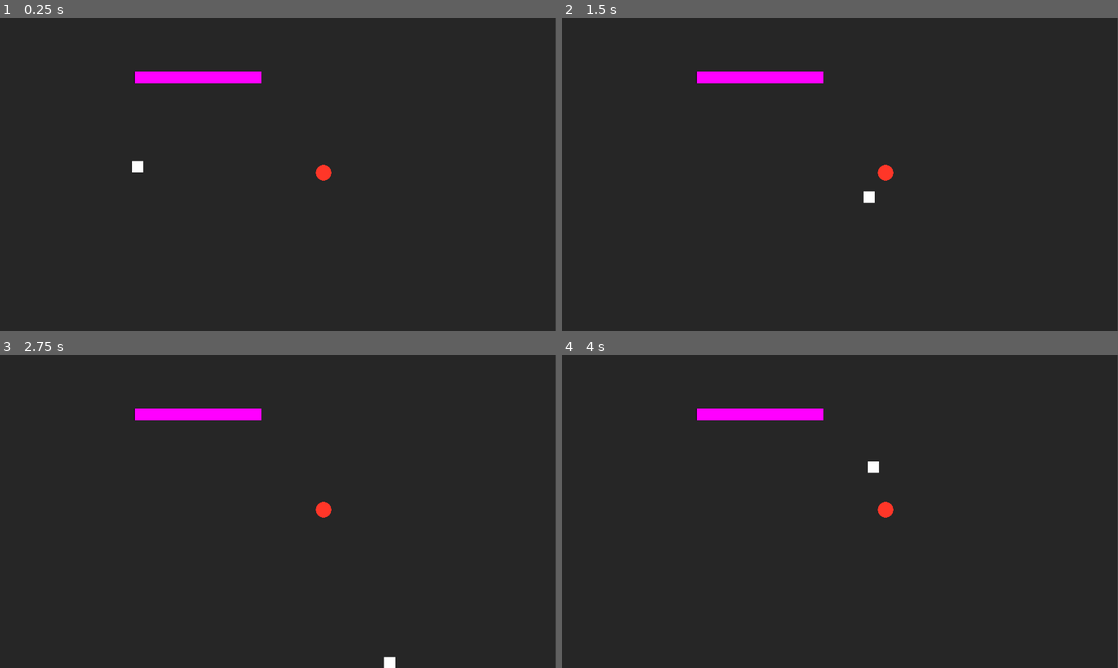
Above: before the commit, frames 1-4 (two rows, left to right).
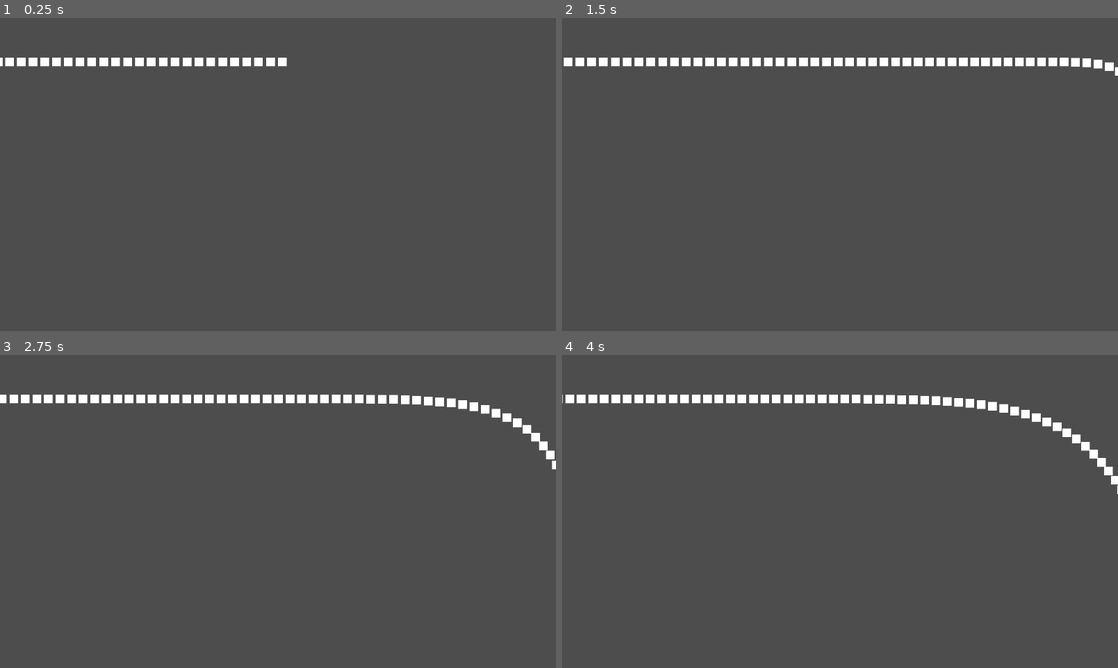
Above: after the commit, the same moments.

Repository: slDias/snake-game
Game: Godot game, scene res://root.tscn
Two runs of this game, one before a commit and one after it. Both use one fixed random seed, a clock stepped at 60 frames per second and the inputs below. Before the commit the project starts from res://scenes/main.tscn.
Inputs:
- Up to frame 1 (0.25 s): no input
- Up to frame 2 (1.5 s): tap Enter at 0.5 s; hold Right (ui_right) 0.53-1.28 s; tap Space (space, bound only before the commit) at 0.6 s; tap P at 0.8, 1.35 s; hold Down (ui_down) from 1.28 s (still down)
- Up to frame 3 (2.75 s): tap Space (space, bound only before the commit) at 1.55, 2.1 s; release Down (ui_down) at 2.03 s; hold Right (ui_right) from 2.03 s (still down); tap P at 2.3 s
- Up to frame 4 (4 s): release Right (ui_right) at 2.78 s; hold Up (ui_up) 2.78-3.53 s; tap P at 2.85, 3.8 s; tap Space (space, bound only before the commit) at 3.05, 3.6 s; hold Left (ui_left) from 3.53 s (still down)

The runs differ from the first frame. In frame 1, 100% of the frame differs, in the area x 0-100%, y 0-100%; in frame 2, 100%; in frame 3, 100%; in frame 4, 100%.

Commit message:
rewrote most of the project. better movement and code structure

Diff:
--- /dev/null
+++ b/debug_tools/debug_tools.gd
@@ -0,0 +1,26 @@
+extends Node
+class_name DebugTools
+
+
+static func set_snake_size(
+	snake_head: BodyPart, size: int, dir: Vector2, root: Node
+) -> BodyPart:
+	var body_part_cursor = snake_head
+	var offset = (-dir * snake_head.size) + (-dir * 4)
+	for i in range(0, size, 1):
+		var new_body_part = body_part_cursor.duplicate()
+		new_body_part.name = 'body_part_' + str(i)
+		new_body_part.position += offset
+		body_part_cursor.append(new_body_part)
+		body_part_cursor = body_part_cursor.next_body_part
+		root.add_child.call_deferred(body_part_cursor)
+
+
+	while body_part_cursor != null:
+		var prev = body_part_cursor.previous_body_part
+		while prev != null:
+			body_part_cursor.add_collision_exception_with(prev)
+			prev = prev.previous_body_part
+		body_part_cursor = body_part_cursor.previous_body_part
+
+	return body_part_cursor
--- /dev/null
+++ b/game_state/pause.gd
@@ -0,0 +1,6 @@
+extends Node
+
+
+func _input(event: InputEvent) -> void:
+	if event.is_action_pressed("ui_pause"):
+		get_tree().paused = !get_tree().paused
--- a/project.godot
+++ b/project.godot
@@ -10,8 +10,8 @@
 
 [application]
 
-config/name="snake-s-sake"
-run/main_scene="res://scenes/main.tscn"
+config/name="snake"
+run/main_scene="res://root.tscn"
 config/features=PackedStringArray("4.4", "Forward Plus")
 config/icon="res://icon.svg"
 
@@ -22,8 +22,8 @@
 
 [input]
 
-space={
-"deadzone": 0.5,
-"events": [Object(InputEventKey,"resource_local_to_scene":false,"resource_name":"","device":-1,"window_id":0,"alt_pressed":false,"shift_pressed":false,"ctrl_pressed":false,"meta_pressed":false,"pressed":false,"keycode":0,"physical_keycode":32,"key_label":0,"unicode":32,"location":0,"echo":false,"script":null)
+ui_pause={
+"deadzone": 0.2,
+"events": [Object(InputEventKey,"resource_local_to_scene":false,"resource_name":"","device":0,"window_id":0,"alt_pressed":false,"shift_pressed":false,"ctrl_pressed":false,"meta_pressed":false,"pressed":false,"keycode":0,"physical_keycode":4194305,"key_label":0,"unicode":0,"location":0,"echo":false,"script":null)
 ]
 }
--- /dev/null
+++ b/root.tscn
@@ -0,0 +1,13 @@
+[gd_scene load_steps=3 format=3 uid="uid://b3yl3r8qpuwk3"]
+
+[ext_resource type="PackedScene" uid="uid://dy2lts23pbyb" path="res://snake/snake.tscn" id="1_pq8q7"]
+[ext_resource type="Script" uid="uid://btie58ghrdqsj" path="res://game_state/pause.gd" id="1_pyidc"]
+
+[node name="Root" type="Node2D"]
+
+[node name="Snake" parent="." instance=ExtResource("1_pq8q7")]
+position = Vector2(500, 101)
+
+[node name="Pause" type="Node" parent="."]
+process_mode = 3
+script = ExtResource("1_pyidc")
--- a/scenes/apple.tscn
+++ /dev/null
@@ -1,16 +0,0 @@
-[gd_scene load_steps=3 format=3 uid="uid://dyiuaribh8jvq"]
-
-[ext_resource type="Script" uid="uid://bsxhgyq683sbn" path="res://scripts/apple.gd" id="1_jeuu5"]
-
-[sub_resource type="CircleShape2D" id="CircleShape2D_vuq7c"]
-radius = 27.0
-
-[node name="Area2D" type="Area2D"]
-script = ExtResource("1_jeuu5")
-
-[node name="CollisionShape2D" type="CollisionShape2D" parent="."]
-shape = SubResource("CircleShape2D_vuq7c")
-
-[node name="Polygon2D" type="Polygon2D" parent="."]
-color = Color(1, 0.21268, 0.159696, 1)
-polygon = PackedVector2Array(-27, 0, -26, -7, -23, -14, -19, -19, -14, -23, -7, -26, 0, -27, 7, -26, 14, -23, 19, -19, 24, -13, 26, -7, 27, 0, 26, 7, 23, 14, 19, 19, 14, 23, 7, 26, 0, 27, -7, 26, -14, 23, -19, 19, -24, 13, -26, 7)
--- a/scenes/body_part.tscn
+++ /dev/null
@@ -1,17 +0,0 @@
-[gd_scene load_steps=4 format=3 uid="uid://ycvwvqpgq7s2"]
-
-[ext_resource type="Script" uid="uid://thwdtlknojqj" path="res://scripts/body_part.gd" id="1_40dph"]
-
-[sub_resource type="Gradient" id="Gradient_qusre"]
-colors = PackedColorArray(1, 1, 1, 1, 1, 1, 1, 1)
-
-[sub_resource type="GradientTexture2D" id="GradientTexture2D_kfrln"]
-gradient = SubResource("Gradient_qusre")
-width = 50
-height = 50
-fill_from = Vector2(0.444954, 0.504587)
-fill_to = Vector2(0.573394, 0.284404)
-
-[node name="BodyPart" type="Sprite2D"]
-texture = SubResource("GradientTexture2D_kfrln")
-script = ExtResource("1_40dph")
--- a/scenes/main.tscn
+++ /dev/null
@@ -1,47 +0,0 @@
-[gd_scene load_steps=7 format=3 uid="uid://bsjkihkp6asri"]
-
-[ext_resource type="PackedScene" uid="uid://ce5pemruif24j" path="res://scenes/snake.tscn" id="1_aur21"]
-[ext_resource type="PackedScene" uid="uid://dyiuaribh8jvq" path="res://scenes/apple.tscn" id="2_mhded"]
-[ext_resource type="Script" uid="uid://d2b77sxhllblf" path="res://scenes/pause.gd" id="3_k0vkg"]
-[ext_resource type="PackedScene" uid="uid://codgd22lwutay" path="res://scenes/stage_0/walls.tscn" id="4_6ay07"]
-
-[sub_resource type="RectangleShape2D" id="RectangleShape2D_3hv18"]
-size = Vector2(443.5, 47)
-
-[sub_resource type="NoiseTexture2D" id="NoiseTexture2D_msawa"]
-
-[node name="Main" type="Node2D"]
-
-[node name="ColorRect" type="ColorRect" parent="."]
-offset_right = 1920.0
-offset_bottom = 1080.0
-scale = Vector2(0.666236, 0.667715)
-color = Color(0.151276, 0.151276, 0.151276, 1)
-metadata/_edit_use_anchors_ = true
-
-[node name="Snake" parent="." instance=ExtResource("1_aur21")]
-position = Vector2(167, 342)
-scale = Vector2(0.666236, 0.667715)
-
-[node name="Apple" parent="." instance=ExtResource("2_mhded")]
-position = Vector2(745, 356)
-scale = Vector2(0.666236, 0.667715)
-
-[node name="Pause" type="Node" parent="."]
-process_mode = 3
-script = ExtResource("3_k0vkg")
-
-[node name="Walls" parent="." instance=ExtResource("4_6ay07")]
-scale = Vector2(0.666236, 0.667715)
-
-[node name="StaticBody2D" type="StaticBody2D" parent="."]
-scale = Vector2(0.666236, 0.667715)
-
-[node name="CollisionShape2D" type="CollisionShape2D" parent="StaticBody2D"]
-position = Vector2(682.25, 204.5)
-shape = SubResource("RectangleShape2D_3hv18")
-
-[node name="Sprite2D" type="Sprite2D" parent="StaticBody2D/CollisionShape2D"]
-position = Vector2(1.50002, -0.249997)
-scale = Vector2(0.856445, 0.0810547)
-texture = SubResource("NoiseTexture2D_msawa")
--- a/scenes/pause.gd
+++ /dev/null
@@ -1,8 +0,0 @@
-extends Node
-
-func _input(event: InputEvent) -> void:
-	if event is InputEventKey and event.pressed:
-
-		match event.keycode:
-			KEY_P:
-				get_tree().paused = not get_tree().paused
--- a/scenes/snake.tscn
+++ /dev/null
@@ -1,22 +0,0 @@
-[gd_scene load_steps=5 format=3 uid="uid://ce5pemruif24j"]
-
-[ext_resource type="Script" uid="uid://bgtrog8vihbs1" path="res://scripts/snake.gd" id="1_xt1l0"]
-[ext_resource type="Texture2D" uid="uid://dowegx6tfxx1j" path="res://images/snake_placeholder.png" id="2_2r0ir"]
-[ext_resource type="Texture2D" uid="uid://cy6rh540bw8nm" path="res://images/light_placeholder.png" id="4_vi8of"]
-
-[sub_resource type="RectangleShape2D" id="RectangleShape2D_82r0n"]
-size = Vector2(40, 39)
-
-[node name="Snake" type="CharacterBody2D"]
-script = ExtResource("1_xt1l0")
-
-[node name="HeadCollissionShape" type="CollisionShape2D" parent="."]
-shape = SubResource("RectangleShape2D_82r0n")
-
-[node name="HeadSprite" type="Sprite2D" parent="HeadCollissionShape"]
-scale = Vector2(0.8, 0.78)
-texture = ExtResource("2_2r0ir")
-
-[node name="PointLight2D" type="PointLight2D" parent="HeadCollissionShape/HeadSprite"]
-position = Vector2(2.74181e-06, -4.23193e-06)
-texture = ExtResource("4_vi8of")
--- a/scenes/stage_0/walls.tscn
+++ /dev/null
@@ -1,43 +0,0 @@
-[gd_scene load_steps=6 format=3 uid="uid://codgd22lwutay"]
-
-[sub_resource type="SegmentShape2D" id="SegmentShape2D_vdp5x"]
-b = Vector2(0, 1080)
-
-[sub_resource type="SegmentShape2D" id="SegmentShape2D_t8wyt"]
-b = Vector2(1920, 0)
-
-[sub_resource type="SegmentShape2D" id="SegmentShape2D_6e6hj"]
-a = Vector2(0, 1080)
-b = Vector2(1920, 1080)
-
-[sub_resource type="SegmentShape2D" id="SegmentShape2D_mmuwj"]
-a = Vector2(1920, 0)
-b = Vector2(1920, 440)
-
-[sub_resource type="SegmentShape2D" id="SegmentShape2D_4m8lk"]
-a = Vector2(1920, 448)
-b = Vector2(1920, 1080)
-
-[node name="Walls" type="Node2D"]
-
-[node name="StaticBody2D" type="StaticBody2D" parent="."]
-
-[node name="LeftWall" type="CollisionShape2D" parent="StaticBody2D"]
-shape = SubResource("SegmentShape2D_vdp5x")
-debug_color = Color(0, 0.614005, 0.613283, 1)
-
-[node name="TopWall" type="CollisionShape2D" parent="StaticBody2D"]
-shape = SubResource("SegmentShape2D_t8wyt")
-debug_color = Color(0, 0.611765, 0.627451, 1)
-
-[node name="BottomWall" type="CollisionShape2D" parent="StaticBody2D"]
-shape = SubResource("SegmentShape2D_6e6hj")
-debug_color = Color(0, 0.6, 0.701961, 1)
-
-[node name="TopRightWall" type="CollisionShape2D" parent="StaticBody2D"]
-shape = SubResource("SegmentShape2D_mmuwj")
-debug_color = Color(0, 0.6, 0.701961, 1)
-
-[node name="BotRightWall" type="CollisionShape2D" parent="StaticBody2D"]
-shape = SubResource("SegmentShape2D_4m8lk")
-debug_color = Color(0, 0.6, 0.701961, 1)
--- a/scripts/apple.gd
+++ /dev/null
@@ -1,26 +0,0 @@
-extends Area2D
-
-class_name Apple
-
-
-# Called when the node enters the scene tree for the first time.
-func _ready() -> void:
-	connect("body_entered", _on_body_entered)
-
-
-func _on_body_entered(body: Node2D):
-	if body is MainCharacter:
-		var viewport = get_viewport()
-		var visible_rect = viewport.get_visible_rect()
-
-		var rng = RandomNumberGenerator.new()
-		rng.randomize()
-
-		var x = rng.randf_range(visible_rect.position.x + 50, visible_rect.position.x + visible_rect.size.x - 50)
-		var y = rng.randf_range(visible_rect.position.y + 50, visible_rect.position.y + visible_rect.size.y - 50)
-
-		var new_apple = self.duplicate()
-		new_apple.position = Vector2(x, y)
-		get_parent().call_deferred("add_child", new_apple)
-		call_deferred("free")
-		body.call_deferred("increment_body_size")
--- a/scripts/body_part.gd
+++ /dev/null
@@ -1,44 +0,0 @@
-extends CharacterBody2D
-
-class_name BodyPart
-
-@export var next: BodyPart = null
-
-var wiggle_variant = 1
-var wiggle_counter = 15
-var counter = 20
-
-func add_next(body: BodyPart) -> void:
-	next = body
-
-
-func move_tail(prev_position, speed, delta):
-	var curr_position = self.position
-	var body_part = self.next
-	while body_part != null and counter > 0:
-		var new_pos = (body_part.position + prev_position + curr_position) / 3
-		print("prev", prev_position)
-		print("curr", curr_position)
-		print("bp", body_part.position)
-		print("new", new_pos)
-		print("----------------")
-		prev_position = body_part.position
-		curr_position = new_pos
-
-		var distance = body_part.position.distance_to(new_pos)
-		var d = 0.5
-		if distance < 52.5:
-			d = 0.12
-		if distance > 57.5:
-			d = .75
-
-		print("dis", distance)
-		print("move", ((new_pos - body_part.position) * d) * delta)
-
-		# body_part.move_and_collide(((new_pos - body_part.position) * -d) * delta)
-
-		body_part = body_part.next
-		# counter -= 1
-
-	if counter == 0:
-		print("lssdkj")
--- a/scripts/snake.gd
+++ /dev/null
@@ -1,79 +0,0 @@
-extends BodyPart
-
-class_name MainCharacter
-
-var snake_size = 40
-var direction = Vector2(1, 0)
-var normal_speed = 10
-var running_speed = 20
-var speed = normal_speed
-
-var head: BodyPart = null
-var tail: BodyPart = null
-var tail_size = 0
-
-func _ready() -> void:
-	head = self
-	tail = head
-
-	# test only
-	# for i in range(15):
-		# self.increment_body_size()
-
-func _process(delta: float) -> void:
-	var new_direction = Vector2(Vector2.ZERO)
-
-	if Input.is_action_pressed('ui_right'):
-		new_direction.x += 1
-	elif Input.is_action_pressed('ui_left'):
-		new_direction.x -= 1
-	elif Input.is_action_pressed('ui_down'):
-		new_direction.y += 1
-	elif Input.is_action_pressed('ui_up'):
-		new_direction.y -= 1
-
-	var stopped = new_direction.is_zero_approx()
-	var reversal = (new_direction - (direction * -1)).is_zero_approx()
-
-	if not stopped and not reversal:
-		direction = new_direction
-
-	if Input.is_action_just_pressed("space"):
-		speed = running_speed
-
-	if Input.is_action_just_released("space"):
-		speed = normal_speed
-
-func _physics_process(delta: float) -> void:
-	var prev_position = self.position
-	move_and_collide(direction * speed)
-	# self.move_tail(prev_position, speed, delta)
-
-func increment_body_size() -> void:
-
-	if tail_size >= 15:
-		return
-
-	var new_position = tail.global_position if tail == head else tail.position
-	# var new_tail = tail.duplicate()
-	var new_tail = BodyPart.new()
-	new_tail.add_child(tail.get_children()[0].duplicate())
-	# new_tail.position = new_position - (snake_size * direction)
-	new_tail.position = Vector2(365.0, 365.0)
-	new_tail.scale = tail.scale - Vector2(0.0125, 0.0125)
-	new_tail.add_collision_exception_with(tail)
-	tail.add_next(new_tail)
-	get_tree().get_root().call_deferred("add_child", new_tail)
-	tail = new_tail
-	tail_size += 1
-
-
-# design ideas
-
-# have swingin traps that can cut the player in half. forcing it to go faster through a segment
-# instead of apples have rat/rodents that walk or run around
-# have an enemy that runs after the player
-# have loops that allow the player to time a movement (player can go around and around until the timing for something is perfect)
-#  - if the player bits its tail it dies (can be used to limit the player looping if needed)
-# pressure plates that can open close doors or other interactivity
-#
--- /dev/null
+++ b/snake/body_part/body_part.gd
@@ -0,0 +1,23 @@
+extends CharacterBody2D
+class_name BodyPart
+
+var previous_body_part: BodyPart = null
+var next_body_part: BodyPart = null
+@onready var size: float = $Polygon2D.polygon[0].length_squared() / 10
+
+var wiggle_variant = 1
+var wiggle_counter = 10
+
+func append(body_part: BodyPart) -> void:
+	next_body_part = body_part
+	body_part.previous_body_part = self
+
+
+func move(direction: Vector2) -> KinematicCollision2D:
+	var result = move_and_collide(direction)
+	if next_body_part:
+		var bp_dir = position - next_body_part.position
+		var dist = next_body_part.position.distance_squared_to(position)
+		var bp_dir_len = max((dist - 400.0) / 100.0, .5)
+		next_body_part.move(bp_dir.normalized() * bp_dir_len)
+	return result
--- /dev/null
+++ b/snake/body_part/body_part.tscn
@@ -0,0 +1,15 @@
+[gd_scene load_steps=3 format=3 uid="uid://c3ahrabkkkoth"]
+
+[ext_resource type="Script" uid="uid://871o3wi3secq" path="res://snake/body_part/body_part.gd" id="1_j4ty3"]
+
+[sub_resource type="RectangleShape2D" id="RectangleShape2D_vho56"]
+
+[node name="BodyPart" type="CharacterBody2D"]
+motion_mode = 1
+script = ExtResource("1_j4ty3")
+
+[node name="CollisionShape2D" type="CollisionShape2D" parent="."]
+shape = SubResource("RectangleShape2D_vho56")
+
+[node name="Polygon2D" type="Polygon2D" parent="."]
+polygon = PackedVector2Array(-10, -10, 10, -10, 10, 10, -10, 10)
--- /dev/null
+++ b/snake/movement_input_handler.gd
@@ -0,0 +1,41 @@
+extends Node2D
+class_name SnakeMovementControls
+
+@export var default_speed = 10.0
+@export var running_speed = 20.0
+
+var movement_vector = Vector2(1.0, 0.0)
+var current_speed = default_speed
+@onready var character = $Head
+
+
+func _input(event: InputEvent) -> void:
+	_handle_direction_input(event)
+	_handle_speed_input(event)
+
+
+func _physics_process(_delta: float) -> void:
+	character.move(movement_vector * current_speed)
+
+
+func _handle_direction_input(_event: InputEvent) -> void:
+	var new_movement_vector = Input.get_vector(
+		"ui_left", "ui_right", "ui_up", "ui_down"
+	)
+
+	if not new_movement_vector.is_zero_approx():
+		movement_vector = new_movement_vector
+
+
+func _handle_speed_input(_event: InputEvent) -> void:
+	if Input.is_action_just_pressed("ui_select"):
+		set_running(true)
+	if Input.is_action_just_released("ui_select"):
+		set_running(false)
+
+
+func set_running(value: bool) -> void:
+	if value == true:
+		current_speed = running_speed
+	else:
+		current_speed = default_speed
--- /dev/null
+++ b/snake/snake.gd
@@ -0,0 +1,11 @@
+extends SnakeMovementControls
+class_name Snake
+
+@onready var head: BodyPart = $Head
+@onready var tail: BodyPart = head
+
+
+func _ready() -> void:
+	# TODO: remove
+	await get_tree().process_frame
+	DebugTools.set_snake_size(head, 100, Vector2(1.0, 0.0), $BodyRoot)
--- /dev/null
+++ b/snake/snake.tscn
@@ -0,0 +1,11 @@
+[gd_scene load_steps=3 format=3 uid="uid://dy2lts23pbyb"]
+
+[ext_resource type="Script" uid="uid://cf6oqt7wa6cf8" path="res://snake/snake.gd" id="1_ati24"]
+[ext_resource type="PackedScene" uid="uid://c3ahrabkkkoth" path="res://snake/body_part/body_part.tscn" id="2_opl32"]
+
+[node name="Snake" type="Node2D"]
+script = ExtResource("1_ati24")
+
+[node name="Head" parent="." instance=ExtResource("2_opl32")]
+
+[node name="BodyRoot" type="Node2D" parent="."]
Not shown, added: debug_tools/debug_tools.gd.uid
Not shown, added: game_state/pause.gd.uid
Not shown, changed: icon.svg.import
Binary file removed: images/light_placeholder.png
Not shown, removed: images/light_placeholder.png.import
Binary file removed: images/snake_placeholder.png
Not shown, removed: images/snake_placeholder.png.import
Not shown, removed: scenes/pause.gd.uid
Not shown, removed: scripts/apple.gd.uid
Not shown, removed: scripts/body_part.gd.uid
Not shown, removed: scripts/snake.gd.uid
Not shown, added: snake/body_part/body_part.gd.uid
(and 2 more such lines)
